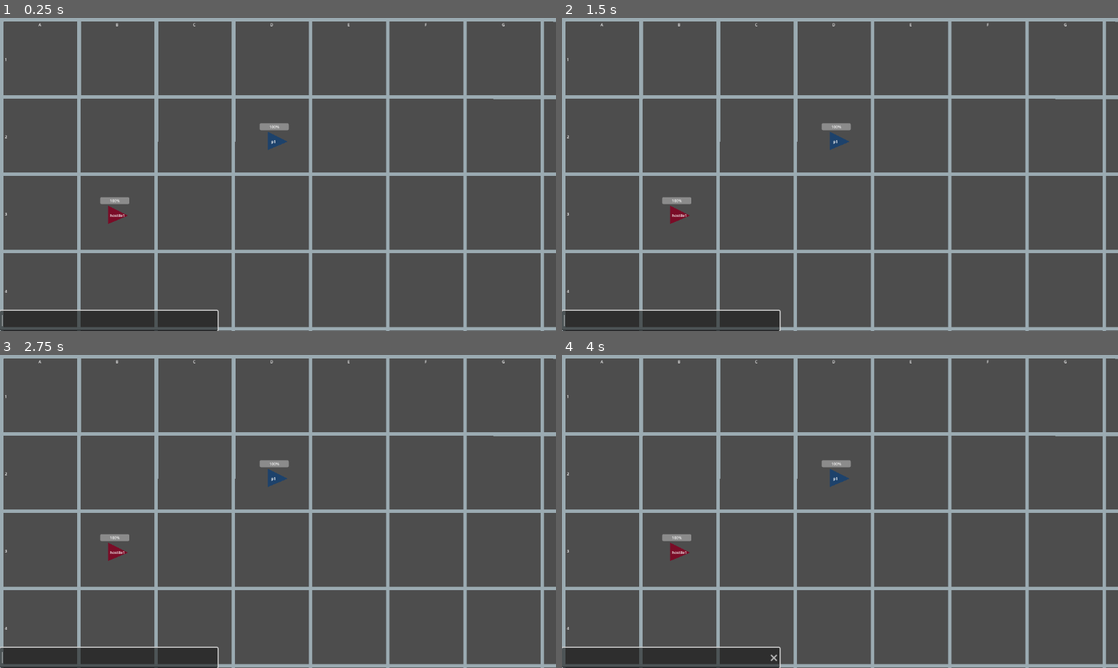
Above: before the commit, frames 1-4 (two rows, left to right).
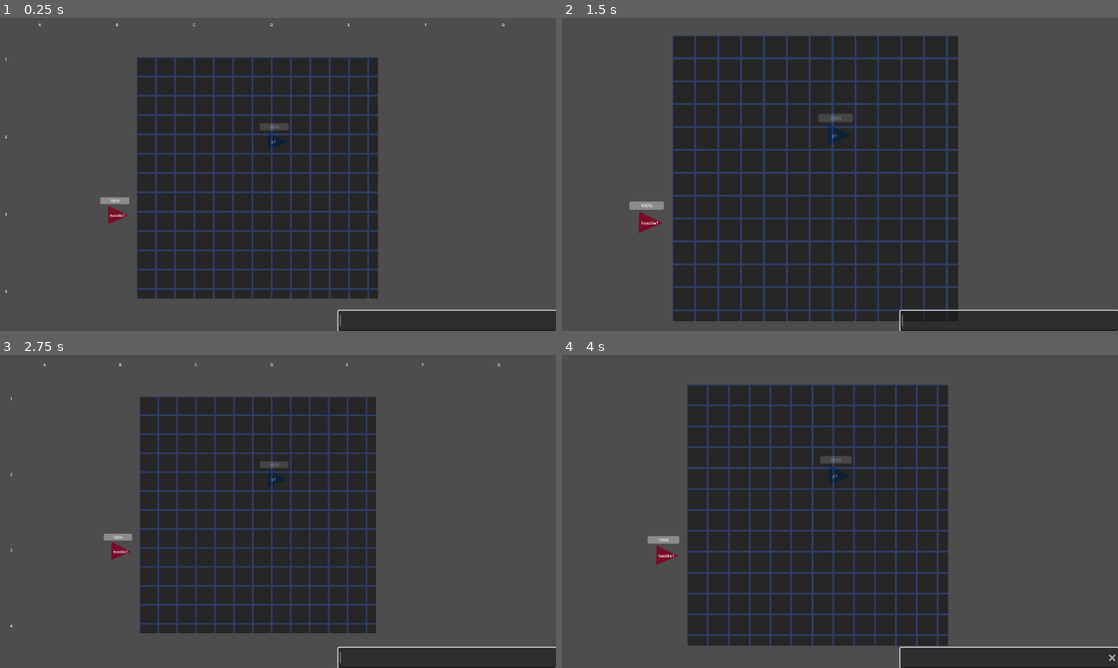
Above: after the commit, the same moments.

Repository: konkord16/code-geass
Game: Godot game, scene res://test.tscn
Same seed, same stepped clock (60 frames per second), same inputs: the game is played once before the commit and once after it.
Inputs (mouse positions are in pixels of both pictures, inside the frame that each line leads up to):
- Up to frame 1 (0.25 s): no input
- Up to frame 2 (1.5 s): tap Enter at 0.5 s; move the mouse to (962, 158) at 0.52 s; tap Middle mouse button (camera_pan, bound only after the commi… at 0.6 s; tap Mouse wheel up (camera_zoom_in, bound only after the commit) at 0.8, 1.35 s; move the mouse to (728, 190) at 1.27 s
- Up to frame 3 (2.75 s): tap Mouse wheel down (camera_zoom_out, bound only after the com… at 1.55, 2.1 s; move the mouse to (333, 442) at 2.02 s; tap Middle mouse button (camera_pan, bound only after the commi… at 2.3 s
- Up to frame 4 (4 s): tap Space at 2.75 s; move the mouse to (812, 574) at 2.77 s; tap Middle mouse button (camera_pan, bound only after the commi… at 2.85 s; tap Mouse wheel up (camera_zoom_in, bound only after the commit) at 3.05, 3.6 s; move the mouse to (1006, 558) at 3.52 s; tap Mouse wheel down (camera_zoom_out, bound only after the com… at 3.8 s

The runs differ from the first frame. In frame 1, 45% of the frame differs, in the area x 0-100%, y 0-100%; in frame 2, 56%; in frame 3, 44%; in frame 4, 51%.

Commit message:
new grid

Diff:
--- a/Scripts/unit.gd
+++ b/Scripts/unit.gd
@@ -17,11 +17,11 @@
 @onready var nav_agent: NavigationAgent2D = $NavigationAgent2D
 
 func _ready() -> void:
-	%Label.text = squad+number
+	%Name.text = squad+number
 	add_to_group(squad+number)
 	%AttackCooldown.wait_time = attack_cd
-	%ProgressBar.max_value = max_hp
-	%ProgressBar.value = hp
+	%HPBar.max_value = max_hp
+	%HPBar.value = hp
 
 func _physics_process(delta: float) -> void:
 	if shooting:
@@ -70,4 +70,4 @@
 
 func set_hp(new_hp):
 	hp = new_hp
-	%ProgressBar.value = new_hp
+	%HPBar.value = new_hp
--- /dev/null
+++ b/camera_2d.gd
@@ -0,0 +1,35 @@
+extends Camera2D
+
+@export var zoom_speed : float
+var zoom_target : Vector2
+var drag_start_mouse_pos = Vector2.ZERO
+var drag_start_camera_pos = Vector2.ZERO
+var dragging = false
+
+func _ready() -> void:
+	zoom_target = zoom
+
+func _process(delta: float) -> void:
+	_pan()
+	_zoom(delta)
+
+
+func _pan() -> void:
+	if not dragging and Input.is_action_just_pressed("camera_pan"):
+		drag_start_mouse_pos = get_viewport().get_mouse_position()
+		drag_start_camera_pos = position
+		dragging = true
+
+	elif dragging and Input.is_action_just_released("camera_pan"):
+		dragging = false
+
+	if dragging:
+		var move_vector = get_viewport().get_mouse_position() - drag_start_mouse_pos
+		position = drag_start_camera_pos - move_vector/zoom.x
+
+func _zoom(delta : float) -> void:
+	if Input.is_action_just_pressed("camera_zoom_in"):
+		zoom_target *= 1.1
+	elif Input.is_action_just_pressed("camera_zoom_out"):
+		zoom_target *= 0.9
+	zoom = zoom.slerp(zoom_target, zoom_speed * delta)
--- /dev/null
+++ b/grid.gdshader
@@ -0,0 +1,27 @@
+shader_type canvas_item;
+
+uniform vec2 resolution = vec2(800.0, 800.0);
+uniform vec3 line_color: source_color = vec3(0.2, 0.3, 0.5);
+uniform vec3 cell_color: source_color = vec3(0.0);
+uniform float zoom: hint_range(1.0, 50.0, 0.1) = 20.0;
+uniform float thickness: hint_range(0.1, 10.0, 0.1) = 2.0;
+uniform float brightness: hint_range(0.1, 4.0, 0.1) = 2.0;
+uniform float opacity: hint_range(0.0, 1.0, 0.05) = 0.5;
+
+float draw_grid(vec2 uv) {
+	vec2 grid_uv = cos(uv * TAU);
+	return max(grid_uv.x, grid_uv.y);
+}
+
+void fragment() {
+	vec2 uv = UV;
+	uv.x *= resolution.x / resolution.y;
+	float line_thickness = zoom * thickness / resolution.y;
+	float mix_value = smoothstep(1.0 - line_thickness, 1.0, draw_grid(uv * zoom));
+	vec3 color = mix(cell_color, line_color, mix_value) * line_color;
+	if (color.r + color.g + color.b < 0.3){
+		color = cell_color;
+	}
+	COLOR = vec4(color * brightness, opacity);
+
+}
--- /dev/null
+++ b/grid.tscn
@@ -0,0 +1,20 @@
+[gd_scene load_steps=4 format=3 uid="uid://qshod08vw6ce"]
+
+[ext_resource type="Shader" uid="uid://c5lyw46gy5ocf" path="res://grid.gdshader" id="1_ebq2e"]
+
+[sub_resource type="ShaderMaterial" id="ShaderMaterial_ebq2e"]
+shader = ExtResource("1_ebq2e")
+shader_parameter/resolution = Vector2(1000, 1000)
+shader_parameter/line_color = Color(0.2, 0.3, 0.5, 1)
+shader_parameter/cell_color = Color(0, 0, 0, 1)
+shader_parameter/zoom = 50.0
+shader_parameter/thickness = 2.7
+shader_parameter/brightness = 2.0
+shader_parameter/opacity = 0.5
+
+[sub_resource type="PlaceholderTexture2D" id="PlaceholderTexture2D_65i6o"]
+
+[node name="Node2D" type="Sprite2D"]
+material = SubResource("ShaderMaterial_ebq2e")
+scale = Vector2(1000, 1000)
+texture = SubResource("PlaceholderTexture2D_65i6o")
--- /dev/null
+++ b/grid1.gdshader
@@ -0,0 +1,21 @@
+shader_type canvas_item;
+
+uniform vec2 resolution = vec2(600.0, 400.0);
+uniform vec3 line_color: source_color = vec3(0.2, 0.3, 0.5);
+uniform vec3 cell_color: source_color;
+uniform float zoom: hint_range(1.0, 50.0, 0.1) = 20.0;
+uniform float thickness: hint_range(0.1, 10.0, 0.1) = 2.0;
+uniform float brightness: hint_range(0.1, 4.0, 0.1) = 2.0;
+
+float draw_grid(vec2 uv) {
+	vec2 grid_uv = cos(uv * PI);
+	return max(grid_uv.x, grid_uv.y);
+}
+
+void fragment() {
+	vec2 uv = UV - 0.5;
+	float line_thickness = zoom * thickness / resolution.y;
+	vec3 color = smoothstep(1.0 - line_thickness, 1.0, draw_grid(uv * zoom)) * line_color;
+	color = vec3(1.0, 1.0, 1.0) - color;
+	COLOR = vec4(color * brightness, 1.0);
+}
--- a/input_console.tscn
+++ b/input_console.tscn
@@ -2,17 +2,22 @@
 
 [ext_resource type="Script" uid="uid://doq7l22ditux2" path="res://Scripts/input_console.gd" id="1_dqxsw"]
 
-[node name="InputConsole" type="CanvasLayer"]
+[node name="UI" type="CanvasLayer"]
 script = ExtResource("1_dqxsw")
 
 [node name="LineEdit" type="LineEdit" parent="."]
 unique_name_in_owner = true
-anchors_preset = 2
+anchors_preset = 3
+anchor_left = 1.0
 anchor_top = 1.0
+anchor_right = 1.0
 anchor_bottom = 1.0
+offset_left = -451.0
 offset_top = -42.0
-offset_right = 451.0
+grow_horizontal = 0
 grow_vertical = 0
+size_flags_horizontal = 0
+size_flags_vertical = 8
 keep_editing_on_text_submit = true
 context_menu_enabled = false
 emoji_menu_enabled = false
--- a/project.godot
+++ b/project.godot
@@ -27,3 +27,21 @@
 
 ally=""
 enemy=""
+
+[input]
+
+camera_pan={
+"deadzone": 0.2,
+"events": [Object(InputEventMouseButton,"resource_local_to_scene":false,"resource_name":"","device":-1,"window_id":0,"alt_pressed":false,"shift_pressed":false,"ctrl_pressed":false,"meta_pressed":false,"button_mask":4,"position":Vector2(328, 23),"global_position":Vector2(337, 71),"factor":1.0,"button_index":3,"canceled":false,"pressed":true,"double_click":false,"script":null)
+]
+}
+camera_zoom_in={
+"deadzone": 0.2,
+"events": [Object(InputEventMouseButton,"resource_local_to_scene":false,"resource_name":"","device":-1,"window_id":0,"alt_pressed":false,"shift_pressed":false,"ctrl_pressed":false,"meta_pressed":false,"button_mask":8,"position":Vector2(214, 17),"global_position":Vector2(223, 65),"factor":1.0,"button_index":4,"canceled":false,"pressed":true,"double_click":false,"script":null)
+]
+}
+camera_zoom_out={
+"deadzone": 0.2,
+"events": [Object(InputEventMouseButton,"resource_local_to_scene":false,"resource_name":"","device":-1,"window_id":0,"alt_pressed":false,"shift_pressed":false,"ctrl_pressed":false,"meta_pressed":false,"button_mask":16,"position":Vector2(379, 14),"global_position":Vector2(388, 62),"factor":1.0,"button_index":5,"canceled":false,"pressed":true,"double_click":false,"script":null)
+]
+}
--- a/test.tscn
+++ b/test.tscn
@@ -1,10 +1,11 @@
-[gd_scene load_steps=7 format=3 uid="uid://u5elswi6avan"]
+[gd_scene load_steps=8 format=3 uid="uid://u5elswi6avan"]
 
 [ext_resource type="Script" uid="uid://cg2a1ypultgnl" path="res://Scripts/map.gd" id="1_6uqi0"]
 [ext_resource type="PackedScene" uid="uid://cgk8mdwla8in5" path="res://input_console.tscn" id="1_8uh7m"]
 [ext_resource type="PackedScene" uid="uid://b705opw0eonap" path="res://unit.tscn" id="2_6uqi0"]
-[ext_resource type="Texture2D" uid="uid://7wjydepk2u6v" path="res://Sprite-0001.png" id="3_ppyta"]
+[ext_resource type="Script" uid="uid://tnwjmqj107nf" path="res://camera_2d.gd" id="4_g14j6"]
 [ext_resource type="PackedScene" uid="uid://d14kw0wq8xrcn" path="res://enemy.tscn" id="5_ykrsh"]
+[ext_resource type="PackedScene" uid="uid://qshod08vw6ce" path="res://grid.tscn" id="6_g14j6"]
 
 [sub_resource type="NavigationPolygon" id="NavigationPolygon_ppyta"]
 vertices = PackedVector2Array(1257.05, 748.023, -960.039, 753.969, -968.953, -1133.05, 1266.94, -1144.94)
@@ -13,15 +14,6 @@
 
 [node name="Test" type="Node2D"]
 script = ExtResource("1_6uqi0")
-
-[node name="Grid" type="Sprite2D" parent="."]
-texture_filter = 1
-texture_repeat = 2
-scale = Vector2(5, 5)
-texture = ExtResource("3_ppyta")
-offset = Vector2(256, 256)
-region_enabled = true
-region_rect = Rect2(0, 0, 512, 512)
 
 [node name="Unit" parent="." instance=ExtResource("2_6uqi0")]
 position = Vector2(1135, 511)
@@ -32,12 +24,15 @@
 attack_cd = 1.0
 
 [node name="NavigationRegion2D" type="NavigationRegion2D" parent="."]
+visible = false
 position = Vector2(960, 1139)
 navigation_polygon = SubResource("NavigationPolygon_ppyta")
 
 [node name="Camera2D" type="Camera2D" parent="."]
 position = Vector2(1152, 648)
 zoom = Vector2(0.5, 0.5)
+script = ExtResource("4_g14j6")
+zoom_speed = 10.0
 
 [node name="InputConsole" parent="." instance=ExtResource("1_8uh7m")]
 
@@ -48,3 +43,6 @@
 attack_range = 500.0
 attack_damage = 10.0
 attack_cd = 2.0
+
+[node name="Grid" parent="." instance=ExtResource("6_g14j6")]
+position = Vector2(1066, 662)
--- a/unit.tscn
+++ b/unit.tscn
@@ -62,7 +62,7 @@
 
 [node name="NavigationAgent2D" type="NavigationAgent2D" parent="."]
 
-[node name="Label" type="Label" parent="."]
+[node name="Name" type="Label" parent="."]
 unique_name_in_owner = true
 offset_left = -18.0
 offset_top = -11.0
@@ -77,7 +77,7 @@
 one_shot = true
 autostart = true
 
-[node name="ProgressBar" type="ProgressBar" parent="."]
+[node name="HPBar" type="ProgressBar" parent="."]
 unique_name_in_owner = true
 offset_left = -59.0
 offset_top = -75.0
Binary file added: Untitled.png
Not shown, added: Untitled.png.import
Not shown, added: camera_2d.gd.uid
Not shown, added: grid.gdshader.uid
Not shown, added: grid1.gdshader.uid
